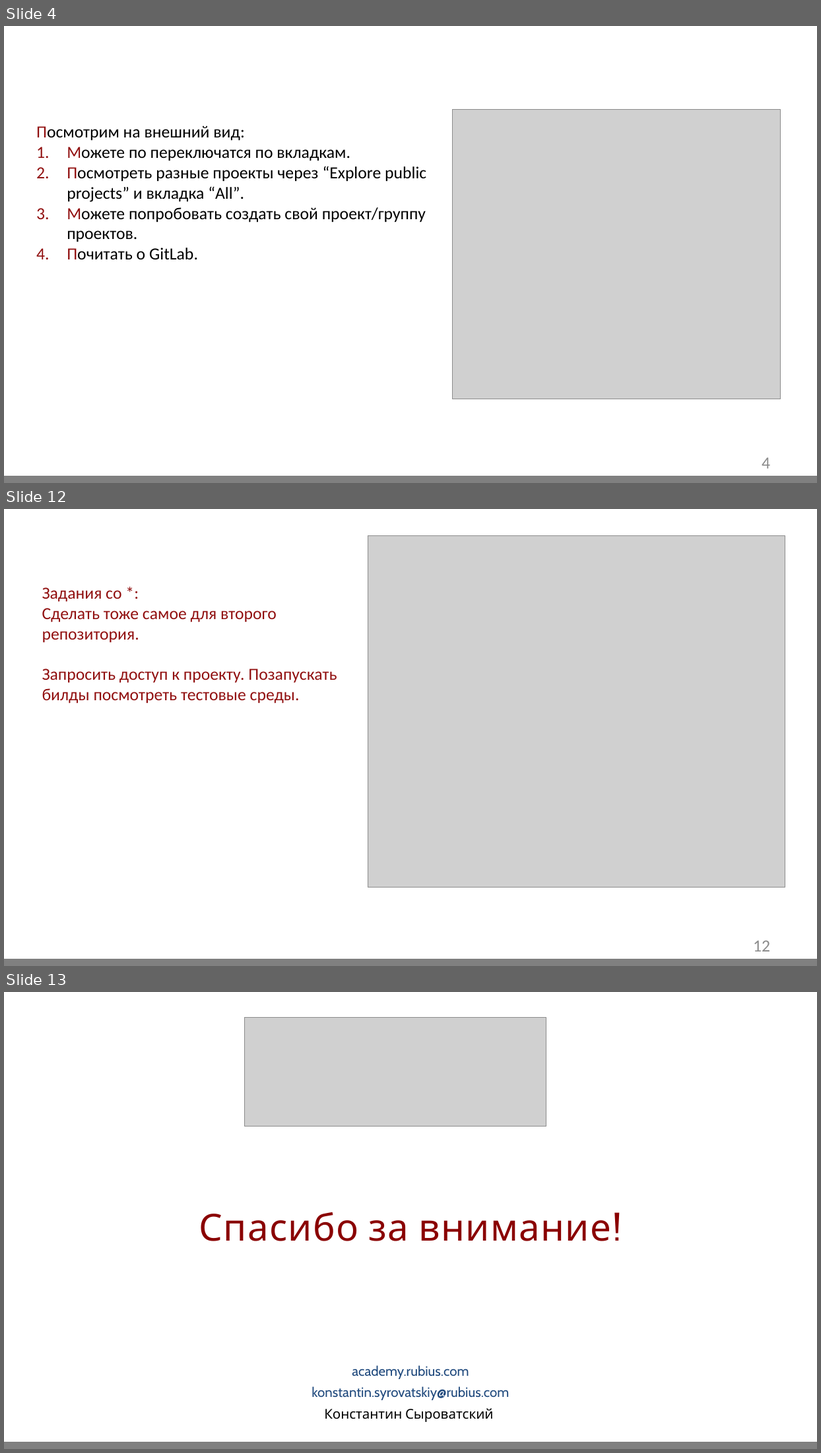
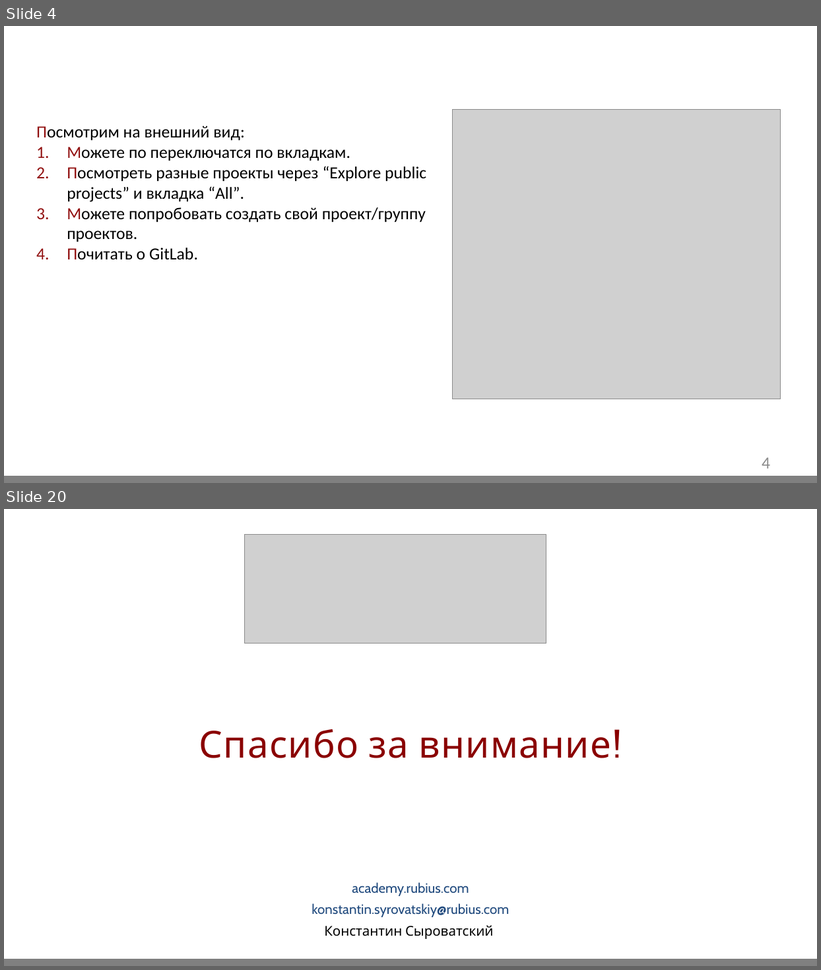
Before and after one commit to GidMaster/qa-courses, a slide deck: Home work.pptx. Shown one above the other, each under a label of ours: slides 4, 12 and 13 before the commit, slides 4 and 20 after it; the slides between them are not shown. The pictures are 821x1453 and 821x970 pixels, drawn with LibreOffice and Linux fonts; fonts in the diff are those of the drawing; grey boxes stand for pictures; background and template pictures are left out. Boxes give left, top, right and bottom in pixels: in the first picture for what was removed or moved away, otherwise in the second. Text is boxed around its words. In the diff, an @@ line names an element or a change of style, - is before the commit and + after.

```diff
--- a/Home work.pptx
+++ b/Home work.pptx
@@ slide 12 removed at <box>4,509,817,966</box>, background #FFFFFF; not listed: 2 template elements that a slide beside it also shows @@
@@ picture removed at <box>368,536,785,887</box> @@
@@ text removed at <box>42,588,337,704</box> @@
-Задания со *:
-Сделать тоже самое для второго репозитория.
-Запросить доступ к проекту. Позапускать билды посмотреть тестовые среды.
@@ page number removed at <box>753,941,770,952</box> @@
-12
@@ what was slide 13 is now slide 20 @@
```
Also in this commit, not shown: 4 slides changed, 12 slides added, 5 other slides removed, 1 other file.
